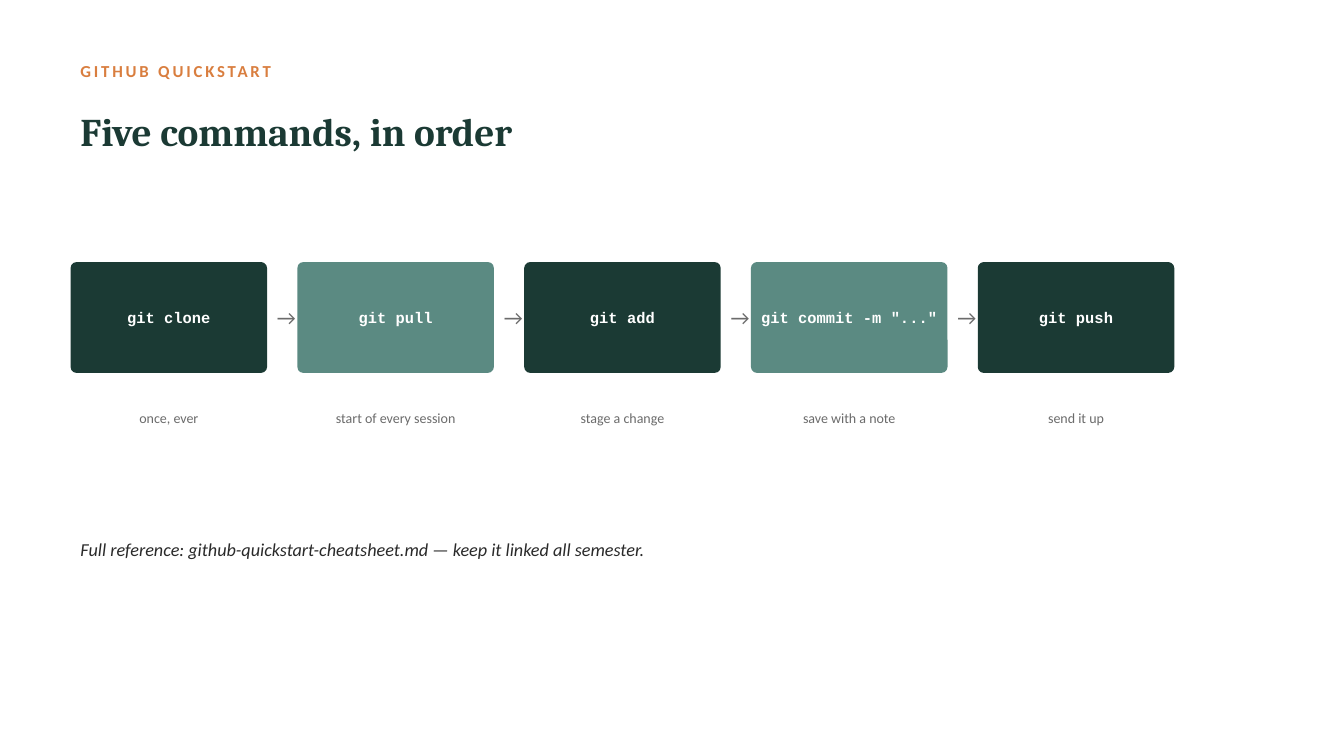
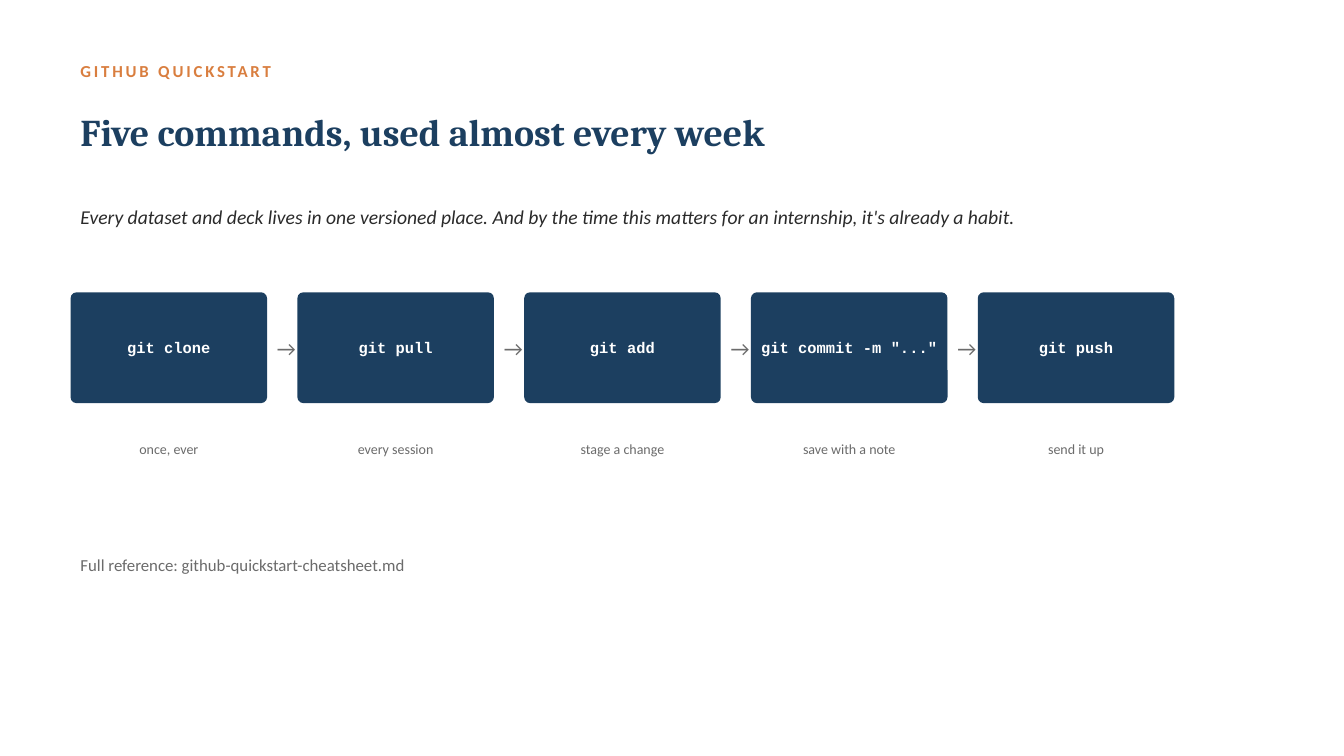
Before and after one commit to Zahi-Rahman/DSDG-Data-Analytics-Branch, a slide deck: slide 6 of week-01-fundamentals-and-github/slides/week-01-slides.pptx (slide 8 before the commit). Drawn at 1344x756 pixels with LibreOffice and Linux fonts; fonts in the diff are those of the drawing. Boxes give left, top, right and bottom in pixels: in the first picture for what was removed or moved away, otherwise in the second. Text is boxed around its words. In the diff, an @@ line names an element or a change of style, - is before the commit and + after.

Commit message:
Week 1: rewrite in plainer voice, consolidate and recolor slides

```diff
--- a/week-01-fundamentals-and-github/slides/week-01-slides.pptx
+++ b/week-01-fundamentals-and-github/slides/week-01-slides.pptx
@@ text at box(80, 119, 765, 154): text changed; size 28 to 27 pt; text colour #1B3A34 to #1C3F60 @@
-Five commands, in order
+Five commands, used almost every week
@@ text added at box(80, 210, 1014, 227), 14 pt, text #2A2A2A, italic @@
+Every dataset and deck lives in one versioned place. And by the time this matters for an internship, it's already a habit.
@@ rounded rectangle at box(297, 292, 494, 403): fill #5B8A82 to #1C3F60 @@
@@ rounded rectangle at box(751, 292, 948, 403): fill #5B8A82 to #1C3F60 @@
@@ 13 texts, 5 rounded rectangles: place and size @@
-13 texts, 5 rounded rectangles at box(71, 262, 1175, 426)
+13 texts, 5 rounded rectangles at box(71, 292, 1175, 457)
@@ fill #1B3A34 to #1C3F60 in 3 elements at box(71, 292, 267, 403), box(524, 292, 721, 403), box(978, 292, 1175, 403) @@
@@ text at box(358, 444, 433, 456): text changed @@
-start of every session
+every session
@@ text at box(80, 559, 405, 574): text changed; size 13 to 12 pt; text colour #2A2A2A to #6B6B6B; italic off @@
-Full reference: github-quickstart-cheatsheet.md — keep it linked all semester.
+Full reference: github-quickstart-cheatsheet.md
```
Also in this commit, not shown: 6 other slides changed, 3 slides removed, 2 other files.
